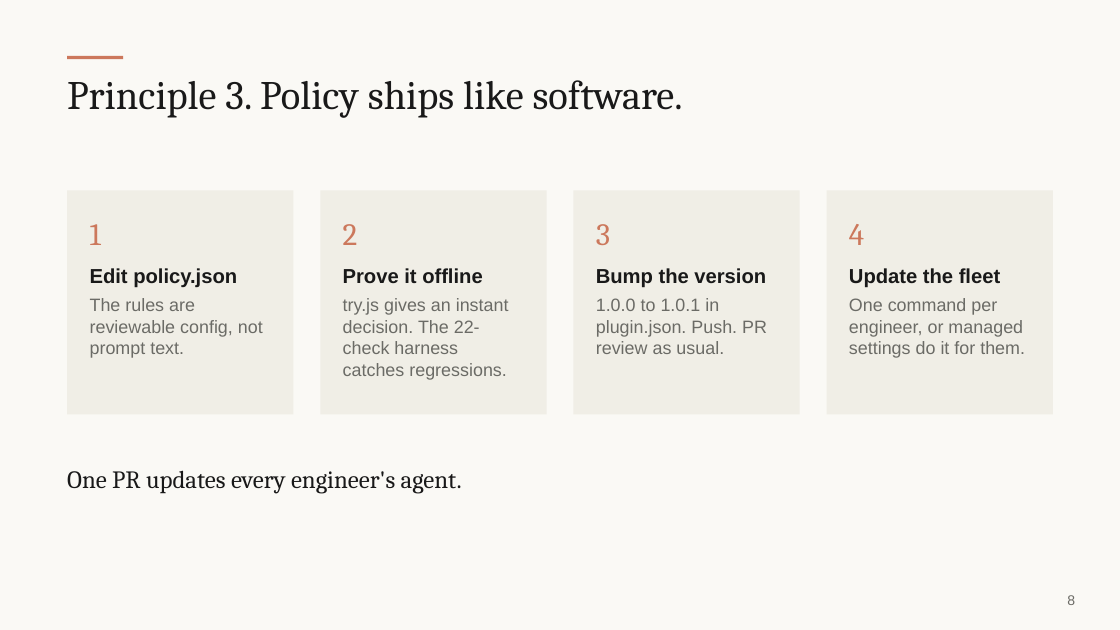
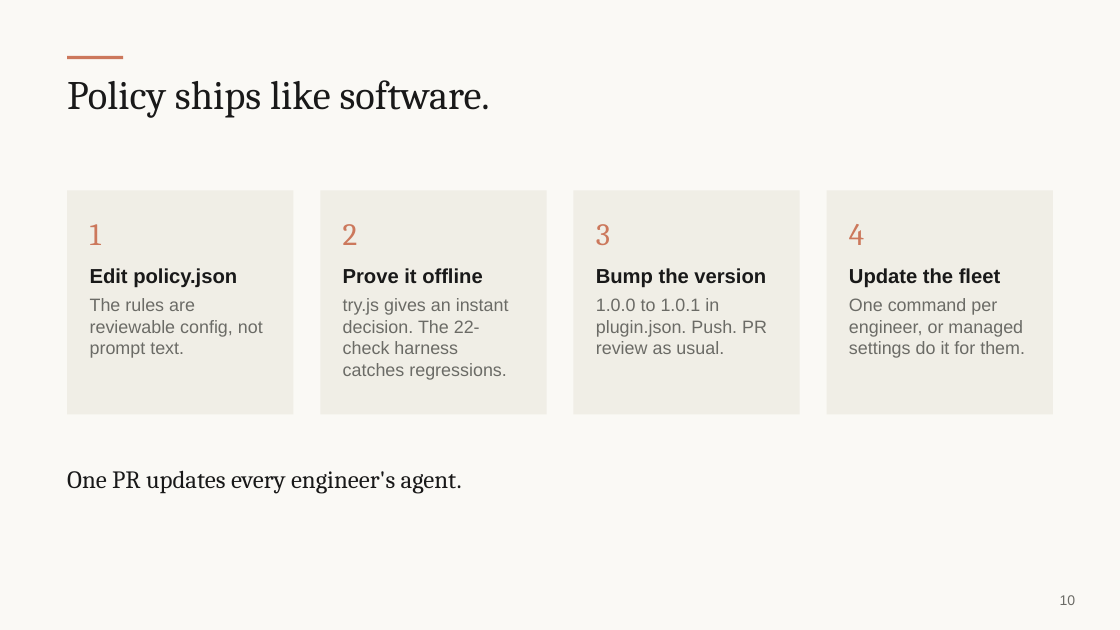
Before and after one commit to andymadson/data-platform-pack, a slide deck: slide 10 of enablement/deck/presentation-deck.pptx (slide 8 before the commit). Drawn at 1120x630 pixels with LibreOffice and Linux fonts; fonts in the diff are those of the drawing. Boxes give left, top, right and bottom in pixels: in the first picture for what was removed or moved away, otherwise in the second. Text is boxed around its words. In the diff, an @@ line names an element or a change of style, - is before the commit and + after.

```diff
--- a/enablement/deck/presentation-deck.pptx
+++ b/enablement/deck/presentation-deck.pptx
@@ text at (67,80,490,118): text changed @@
-Principle 3. Policy ships like software.
+Policy ships like software.
@@ text at (1060,595,1076,605): text changed @@
-8
+10
```
Also in this commit, not shown: 6 other slides changed, 2 slides added, 2 other files.
